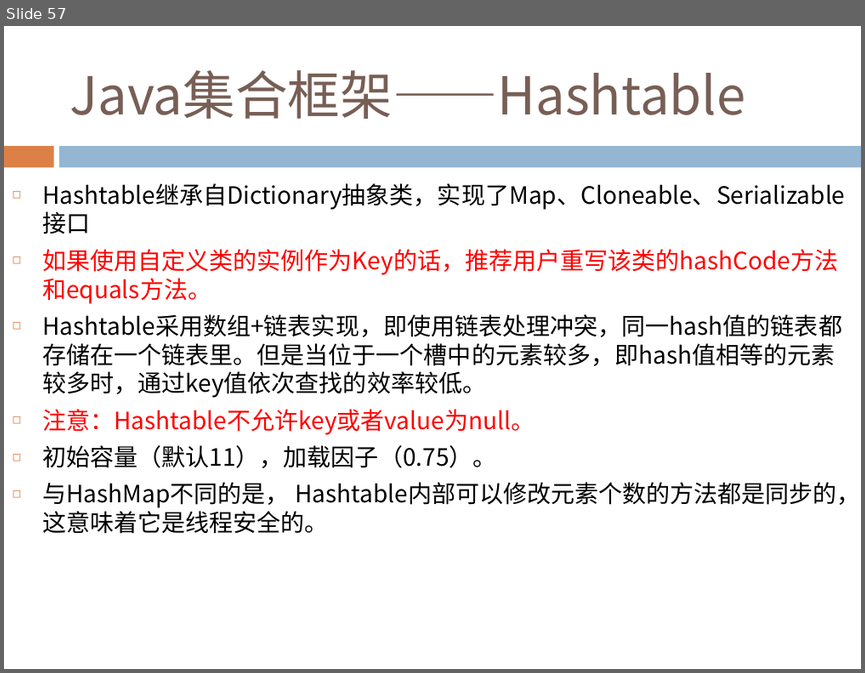
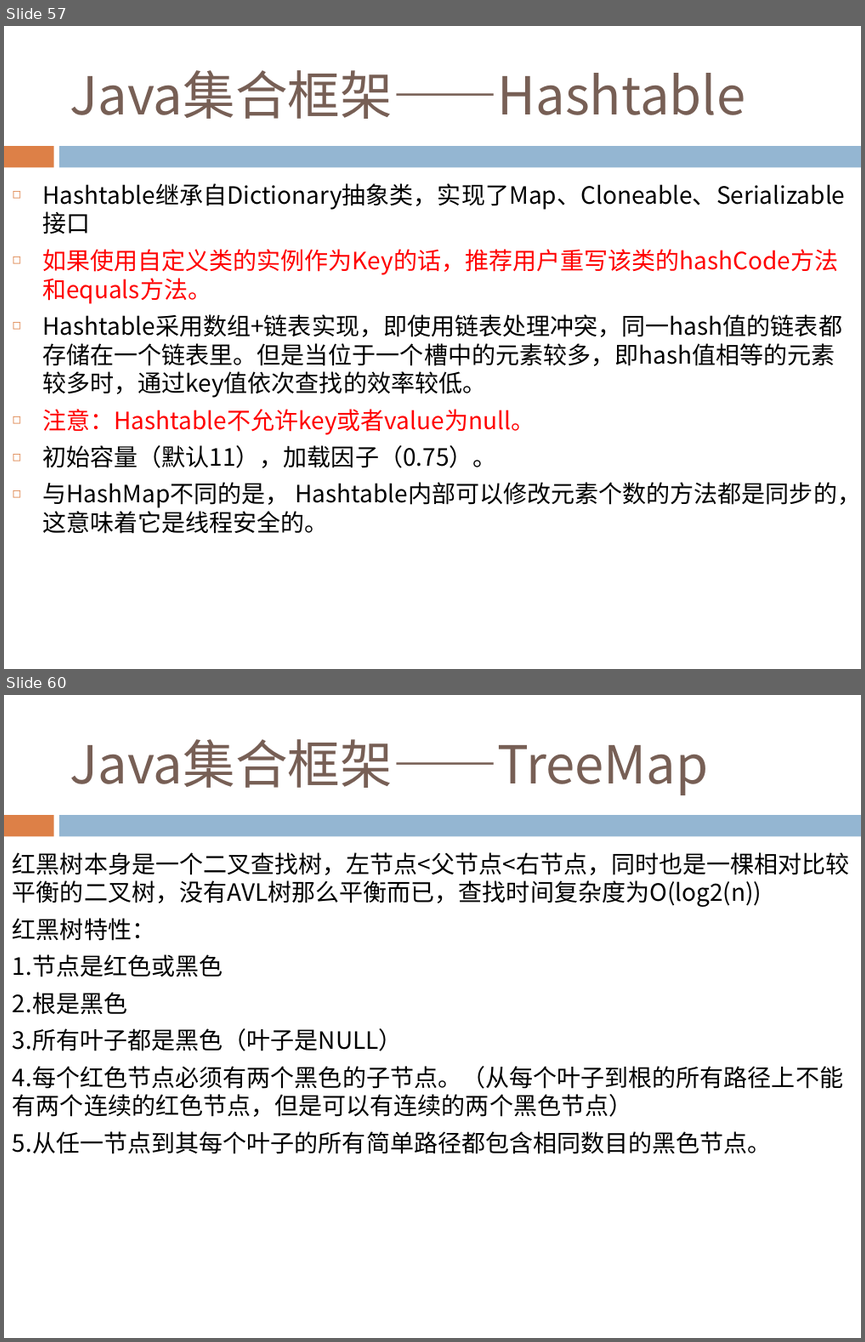
Before and after one commit to Costriod/study, a slide deck: Java基础.pptx. Shown one above the other, each under a label of ours: slide 57 before the commit, slides 57 and 60 after it; the slides between them are not shown. The pictures are 865x673 and 865x1342 pixels, drawn with LibreOffice and Linux fonts; fonts in the diff are those of the drawing. Boxes give left, top, right and bottom in pixels: in the first picture for what was removed or moved away, otherwise in the second. Text is boxed around its words. In the diff, an @@ line names an element or a change of style, - is before the commit and + after.

Commit message:
加入TreeMap红黑树

```diff
--- a/Java基础.pptx
+++ b/Java基础.pptx
@@ slide 60 added at box(4, 695, 861, 1338), background #FFFFFF; not listed: 2 template elements that a slide beside it also shows @@
@@ title added at box(69, 739, 708, 795), 44 pt, text #775F55 @@
+Java集合框架——TreeMap
@@ text added at box(12, 852, 850, 1154), 20 pt, text #000000 @@
+红黑树本身是一个二叉查找树，左节点<父节点<右节点，同时也是一棵相对比较平衡的二叉树，没有AVL树那么平衡而已，查找时间复杂度为O(log2(n))
+红黑树特性：
+1.节点是红色或黑色
+2.根是黑色
+3.所有叶子都是黑色（叶子是NULL）
+4.每个红色节点必须有两个黑色的子节点。（从每个叶子到根的所有路径上不能有两个连续的红色节点，但是可以有连续的两个黑色节点）
+5.从任一节点到其每个叶子的所有简单路径都包含相同数目的黑色节点。
```
Also in this commit, not shown: 2 slides changed, 11 other slides added.
